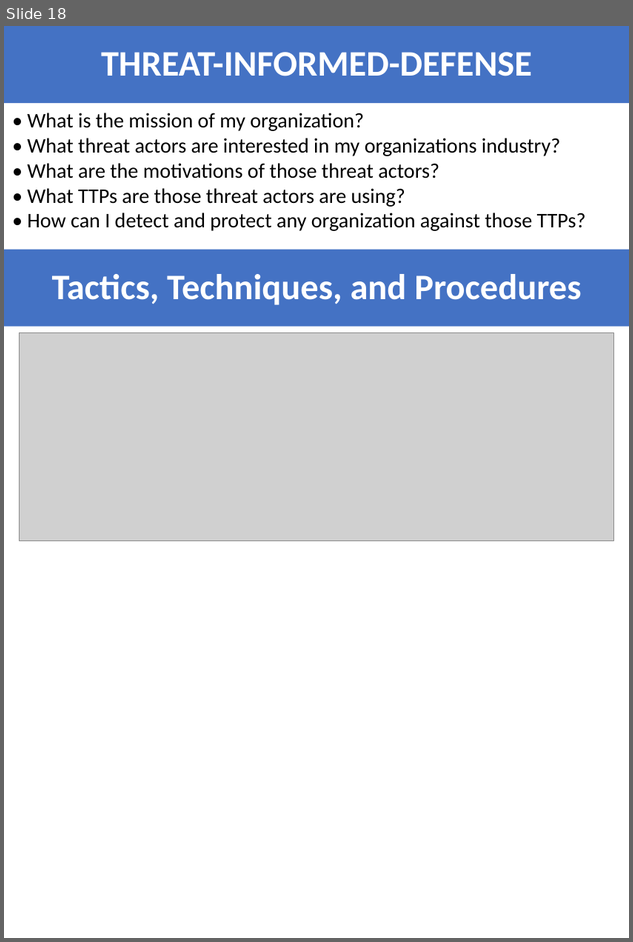
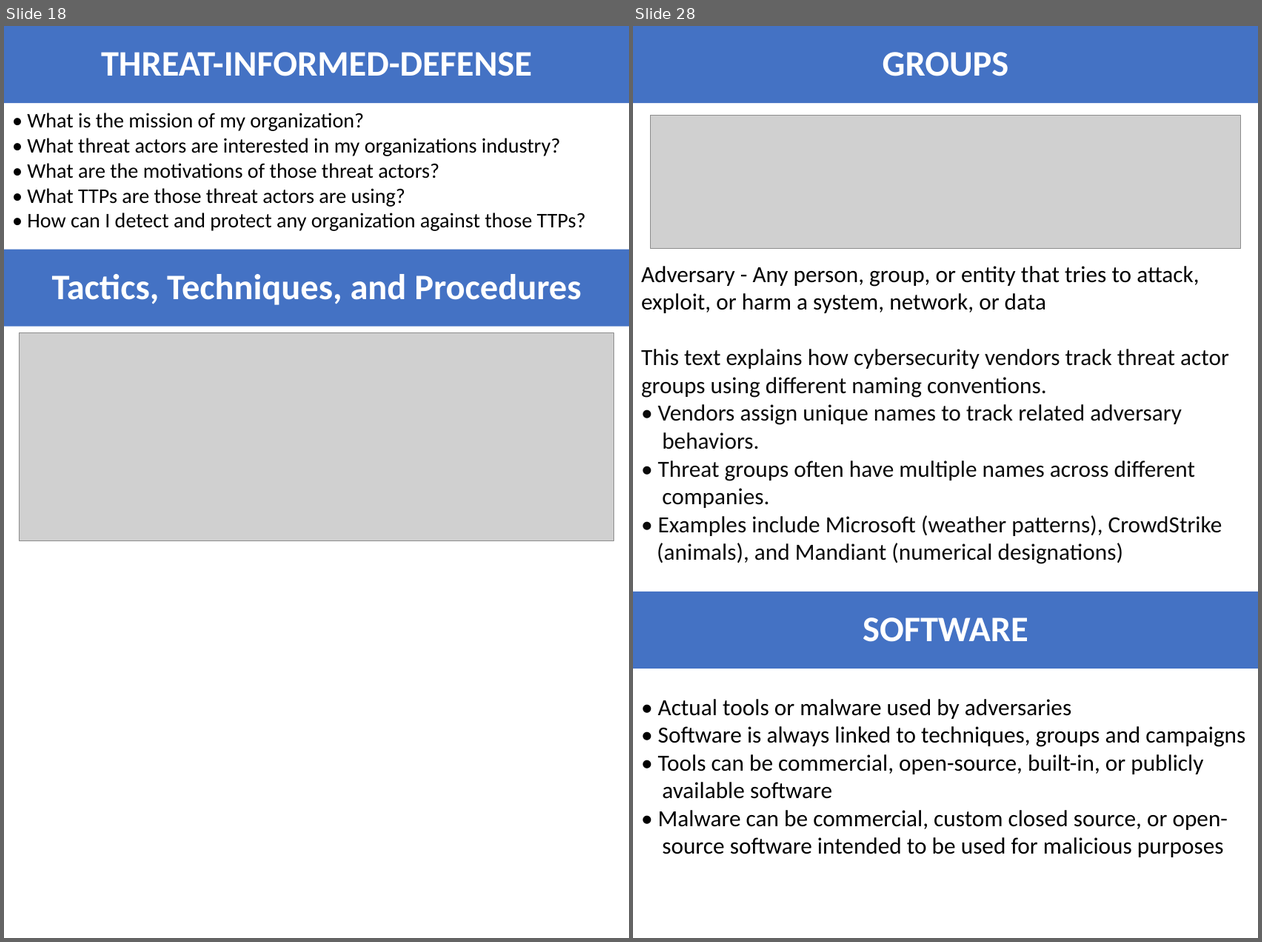
Before and after one commit to shankarpradhan/Networking, a slide deck: SASE/MITRE_ATTACK.pptx. Shown side by side, each under a label of ours: slide 18 before the commit, slides 18 and 28 after it; the slides between them are not shown. The pictures are 633x942 and 1262x942 pixels, drawn with LibreOffice and Linux fonts; fonts in the diff are those of the drawing; grey boxes stand for pictures. Boxes give left, top, right and bottom in pixels: in the first picture for what was removed or moved away, otherwise in the second. Text is boxed around its words. In the diff, an @@ line names an element or a change of style, - is before the commit and + after.

```diff
--- a/SASE/MITRE_ATTACK.pptx
+++ b/SASE/MITRE_ATTACK.pptx
@@ slide 28 added at (x1=633, y1=26, x2=1258, y2=938), background #FFFFFF @@
@@ title added at (x1=633, y1=26, x2=1258, y2=104), fill #4472C4, 31 pt, text #FFFFFF, bold @@
+GROUPS
@@ picture added at (x1=651, y1=115, x2=1241, y2=248) @@
@@ text added at (x1=641, y1=266, x2=1229, y2=564), 20 pt, text #0A0A0A @@
+Adversary - Any person, group, or entity that tries to attack, exploit, or harm a system, network, or data
+This text explains how cybersecurity vendors track threat actor groups using different naming conventions.
+• Vendors assign unique names to track related adversary
+behaviors.
+• Threat groups often have multiple names across different
+companies.
+• Examples include Microsoft (weather patterns), CrowdStrike
+(animals), and Mandiant (numerical designations)
@@ rectangle added at (x1=633, y1=591, x2=1258, y2=669), fill #4472C4, 31 pt, text #FFFFFF, bold @@
+SOFTWARE
@@ text added at (x1=658, y1=699, x2=1245, y2=857), 20 pt, text #000000 @@
+• Actual tools or malware used by adversaries
+• Software is always linked to techniques, groups and campaigns
+• Tools can be commercial, open-source, built-in, or publicly
+available software
+• Malware can be commercial, custom closed source, or open-
+source software intended to be used for malicious purposes
```
Also in this commit, not shown: 15 other slides added, 11 other files.
